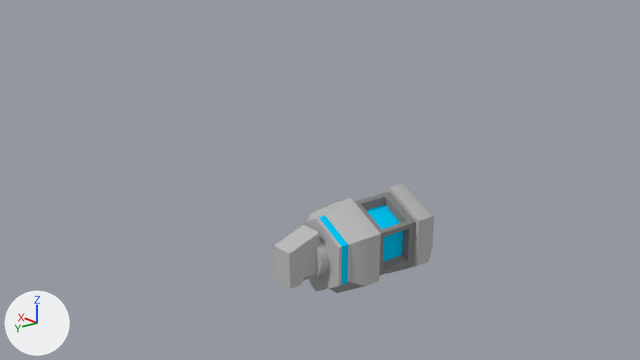
An edit to the Blender file src/resources/weapons.blend, drawn before and after from the same camera.
Camera for both pictures: the file's camera 'Camera'. The axes (+X, +Y, +Z) are drawn at lower left. The lights are the same throughout.

The first picture shows 'nade'.
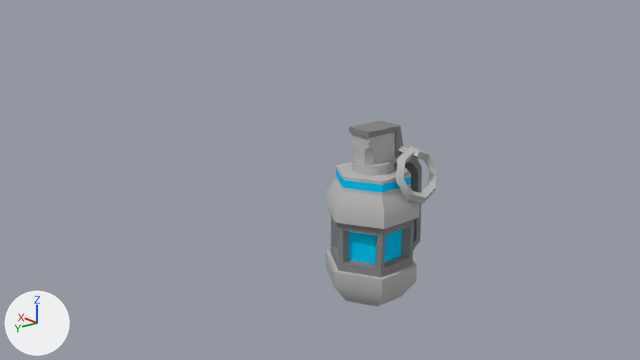
ob_grenademain is not drawn itself; it is the parent of ob_spoonnode, ob_pinnode, ob_nade.
ob_spoonnode is not drawn itself; it is the parent of ob_spoon.
ob_pinnode is not drawn itself; it is the parent of ob_pin.

The change, as a list of edits to the scene's bpy script:
```text
Change ob_grenademain:
    ob_grenademain.rotation_euler: (-1.571, 0.0, 0.0) -> (0.0, 0.0, 0.0)  # degrees (-90, 0, 0) -> degrees (0, 0, 0)
Change ob_spoonnode:
    ob_spoonnode.scale: (0.01, 0.01, 0.01) -> (1.0, 1.0, 1.0)
    ob_spoonnode.location: (0.0, 0.000445, 0.313) -> (0.0, -0.0796, 0.313)
Change ob_pinnode:
    ob_pinnode.scale: (0.01, 0.01, 0.01) -> (1.0, 1.0, 1.0)
    ob_pinnode.location: (0.0, 0.000445, 0.313) -> (0.0, -0.0796, 0.313)
```

What differs and where, as boxes [x1, y1, x2, y2] in the pictures (640 x 360 px):
'nade', turned
    before: [274, 184, 434, 293]
    after: [326, 132, 420, 307]
'spoon', turned, moved, rescaled (not visible before)
    after: [349, 121, 422, 250]
'pin', turned, moved, rescaled (not visible before)
    after: [396, 146, 437, 204]
